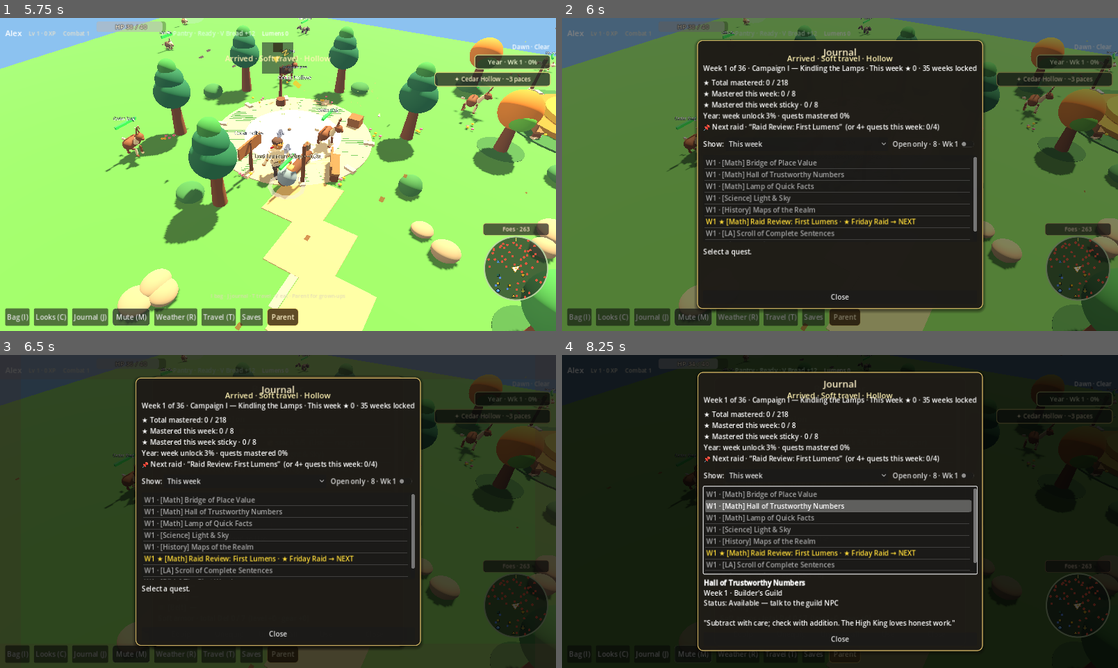
Above: before the commit, frames 1-4 (two rows, left to right).
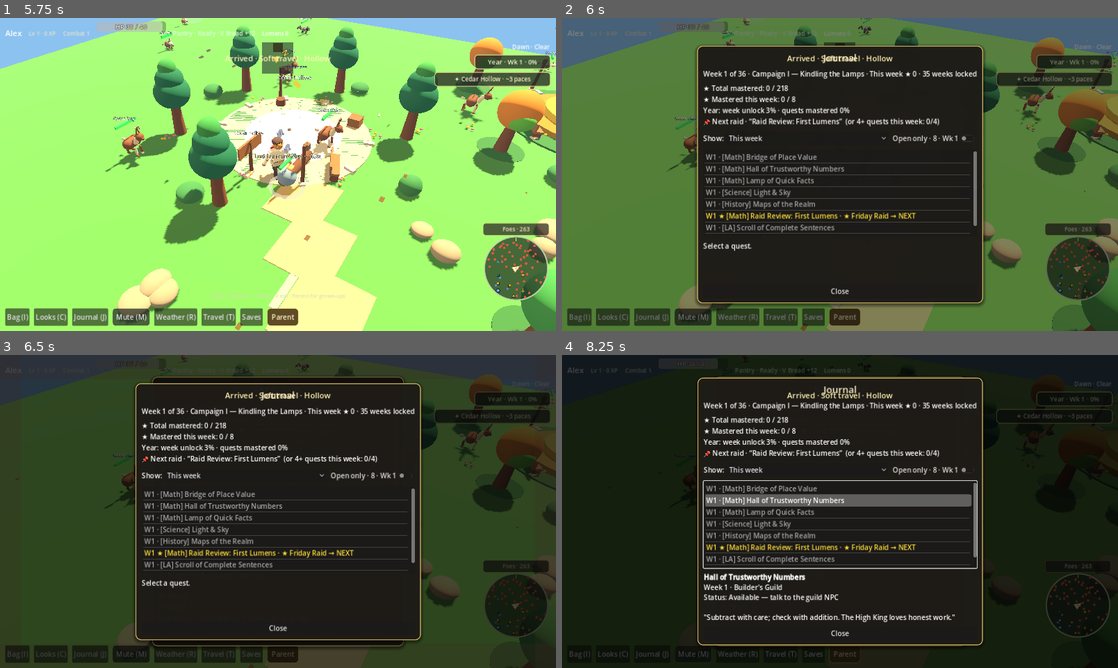
Above: after the commit, the same moments.

Repository: supertexxij/lumenstone-chronicles
Game: Godot game, scene res://scenes/main.tscn
Same seed, same stepped clock (60 frames per second), same inputs: the game is played once before the commit and once after it.
Inputs (mouse positions are in pixels of both pictures, inside the frame that each line leads up to):
- Up to frame 1 (5.75 s): click "Start" at 0.5 s; click (278, 86) at 1.27 s; type "Alex" at 1.35 s; click "Begin" at 2 s; tap Enter at 2.75 s; move the mouse to (400, 158) at 2.77 s; hold D (move_right) 2.78-3.5 s; tap O at 2.85, 4.55 s; click (400, 158) at 2.92 s; drag from (166, 190) to (250, 237) at 3.52 s; move the mouse to (333, 105) at 4.27 s; hold D (move_right) 4.28-5 s; hold E (cam_right) 4.28-5 s; drag from (250, 237) to (111, 127) at 5.02 s
- Up to frame 2 (6 s): move the mouse to (1006, 221) at 5.77 s; hold A (move_left) from 5.78 s (still down); hold J (journal) from 5.78 s (still down)
- Up to frame 3 (6.5 s): keep holding A (move_left); keep holding J (journal); tap O at 6.05 s; tap I (inventory) at 6.4 s
- Up to frame 4 (8.25 s): release A (move_left) at 6.5 s; release J (journal) at 6.5 s; drag from (673, 464) to (756, 433) at 6.52 s; click "Bag (I)" at 7.25 s; move the mouse to (867, 511) at 8.02 s; hold S (move_back) from 8.03 s (still down); hold C (wardrobe) from 8.03 s (still down); click (867, 511) at 8.17 s

Frame 1 is identical in both runs. In frame 2, 11% of the frame differs, in the area x 24-77%, y 6-94%; in frame 3, 9.6%; in frame 4, 14%, in the area x 24-76%, y 5-96%.

Commit message:
Keep Parent title and Close on screen; drop duplicate journal sticky.
Unlocked dashboard scrolls under a fixed header/footer. Journal keeps a
single mastered-this-week line.

Co-authored-by: supertexxij <supertexxij@users.noreply.github.com>

Diff:
--- a/scripts/ui/journal_panel.gd
+++ b/scripts/ui/journal_panel.gd
@@ -257,10 +257,9 @@
 		year_total = maxi(1, total_stars)
 	lines.append("★ Total mastered: %d / %d" % [total_stars, year_total])
 	# Wave 31/57/75: clearer mastered count for the current week (sticky shows count)
-	# Keep "★ Mastered this week:" for skim + smoke
 	var of_week := (" / %d" % total_week) if total_week > 0 else ""
 	lines.append("★ Mastered this week: %d%s" % [mastered, of_week])
-	lines.append("★ Mastered this week sticky · %d%s" % [mastered, of_week])
+	# Mastered this week sticky · kept as a smoke marker (not a second on-screen line)
 	var year_line: String = GameState.get_year_progress_note() if GameState.has_method("get_year_progress_note") else ""
 	if year_line != "":
 		lines.append(year_line)
--- a/scripts/ui/parent_panel.gd
+++ b/scripts/ui/parent_panel.gd
@@ -33,6 +33,7 @@
 var _copy_btn: Button
 var _next_lbl: Label
 var _lumen_lbl: Label
+var _meta_lbl: Label
 
 const CAMPAIGN_RANGES := [
 	{"title": "I · Kindling (1–9)", "lo": 1, "hi": 9},
@@ -47,6 +48,7 @@
 	if title_n:
 		title_n.text = "Parent Dashboard"
 		PanelChrome.style_title(title_n, 24)
+	_ensure_content_scroll()
 	content.visible = false
 	unlock_btn.pressed.connect(_try_pin)
 	pin_edit.text_submitted.connect(func(_t): _try_pin())
@@ -202,6 +204,11 @@
 		child_line, GameState.active_slot + 1, last_sess,
 		help_bit, year_note, week_bar, mastery_bar
 	]
+	summary.visible = false
+	summary.custom_minimum_size = Vector2(0, 0)
+	summary.size_flags_vertical = Control.SIZE_SHRINK_BEGIN
+	if _meta_lbl:
+		_meta_lbl.text = "%s · Slot %d · %s" % [GameState.child_name, GameState.active_slot + 1, last_sess]
 	_refresh_campaign_tabs(uw)
 	help_list.clear()
 	var help: Array = GameState.needs_help_quests()
@@ -508,6 +515,28 @@
 		return "Week %d raid done — week unlock should advance soon." % uw
 	return "Master Week %d Friday raid: %s (or 4+ quests that week)." % [uw, title]
 
+func _ensure_content_scroll() -> void:
+	## Keep title + Close on screen; scroll the unlocked dashboard.
+	var vbox: VBoxContainer = $Panel/VBox
+	if vbox.get_node_or_null("ContentScroll") != null:
+		return
+	if content == null:
+		return
+	var scroll := ScrollContainer.new()
+	scroll.name = "ContentScroll"
+	scroll.size_flags_vertical = Control.SIZE_EXPAND_FILL
+	scroll.horizontal_scroll_mode = ScrollContainer.SCROLL_MODE_DISABLED
+	var idx: int = content.get_index()
+	vbox.remove_child(content)
+	content.size_flags_horizontal = Control.SIZE_EXPAND_FILL
+	content.size_flags_vertical = Control.SIZE_EXPAND_FILL
+	scroll.add_child(content)
+	vbox.add_child(scroll)
+	vbox.move_child(scroll, idx)
+	if close_btn:
+		vbox.move_child(close_btn, vbox.get_child_count() - 1)
+
+
 func _ensure_lock_blurb() -> void:
 	var vbox: VBoxContainer = $Panel/VBox
 	if vbox.get_node_or_null("LockBlurb") != null:
@@ -534,6 +563,7 @@
 		_copy_btn = _copy_row.get_node_or_null("CopyBtn") if _copy_row else null
 		_next_lbl = content.get_node_or_null("NextLbl")
 		_lumen_lbl = content.get_node_or_null("LumenLbl")
+		_meta_lbl = content.get_node_or_null("MetaLbl")
 		return
 	_hero_row = HBoxContainer.new()
 	_hero_row.name = "HeroRow"
@@ -544,6 +574,13 @@
 	_hero_help = _make_hero_card(_hero_row, "HelpCard", "HelpLbl", "NEEDS HELP")
 	content.add_child(_hero_row)
 	content.move_child(_hero_row, 0)
+	_meta_lbl = Label.new()
+	_meta_lbl.name = "MetaLbl"
+	_meta_lbl.horizontal_alignment = HORIZONTAL_ALIGNMENT_CENTER
+	_meta_lbl.autowrap_mode = TextServer.AUTOWRAP_WORD_SMART
+	PanelChrome.style_muted(_meta_lbl, 13)
+	content.add_child(_meta_lbl)
+	content.move_child(_meta_lbl, _hero_row.get_index() + 1)
 	_copy_row = HBoxContainer.new()
 	_copy_row.name = "CopyRow"
 	_copy_row.add_theme_constant_override("separation", 8)
@@ -564,7 +601,7 @@
 	_copy_btn.pressed.connect(_copy_export_line)
 	_copy_row.add_child(_copy_btn)
 	content.add_child(_copy_row)
-	content.move_child(_copy_row, _hero_row.get_index() + 1)
+	content.move_child(_copy_row, _meta_lbl.get_index() + 1)
 	_next_lbl = Label.new()
 	_next_lbl.name = "NextLbl"
 	_next_lbl.autowrap_mode = TextServer.AUTOWRAP_WORD_SMART
